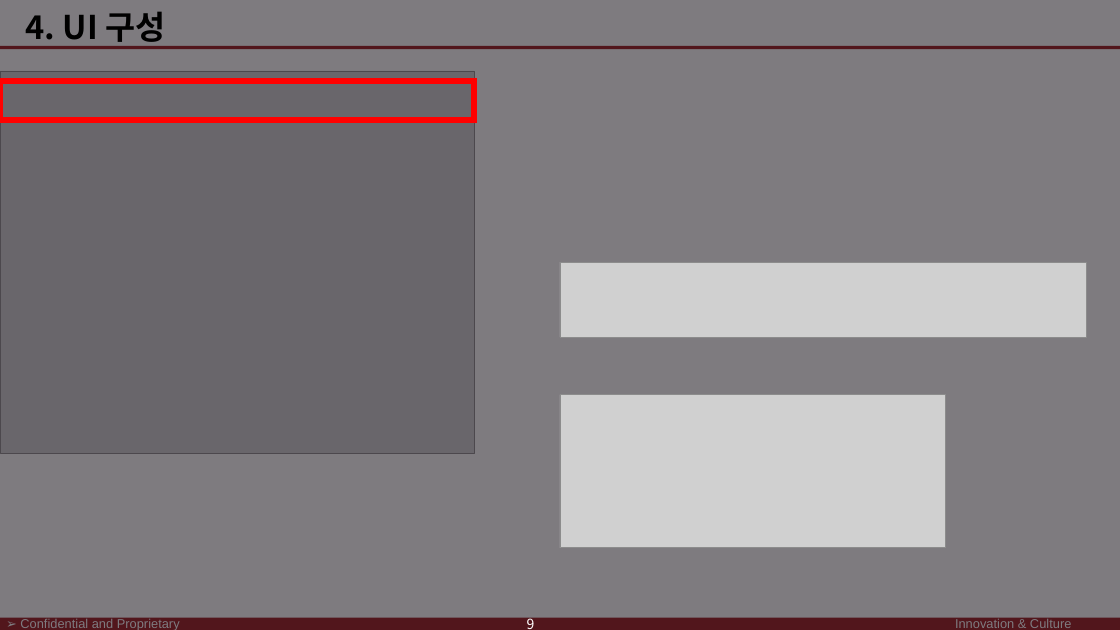
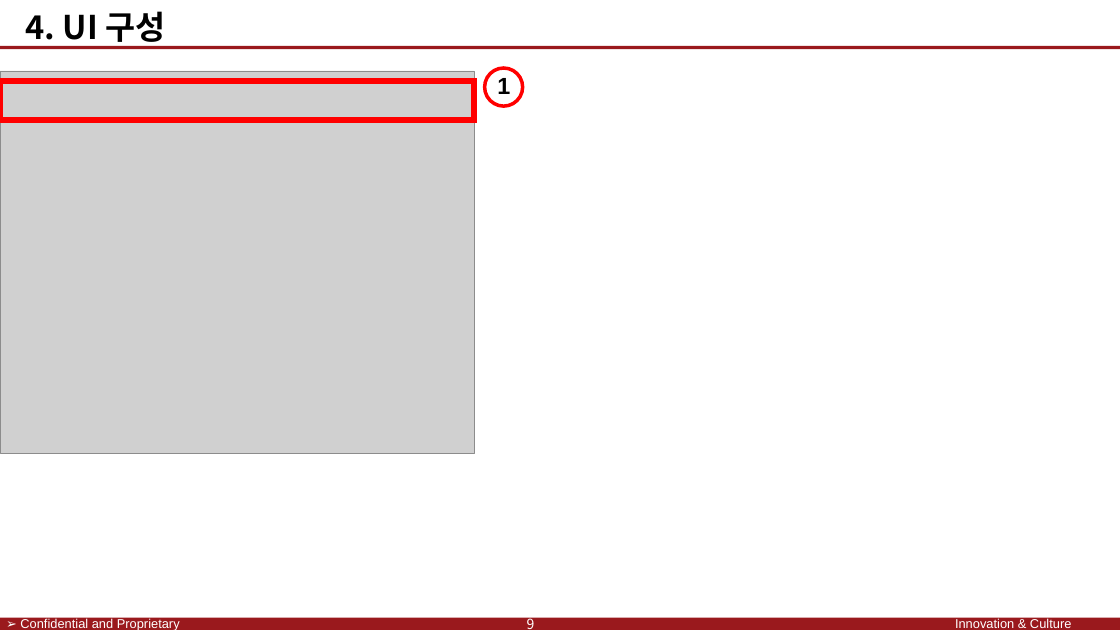
Before and after one commit to SaintSeong/JusungProject, a slide deck: slide 16 of A조 발표/A조 발표 최종.pptx. Drawn at 1120x630 pixels with LibreOffice and Linux fonts; fonts in the diff are those of the drawing; grey boxes stand for pictures; background and template pictures are left out. Boxes give left, top, right and bottom in pixels: in the first picture for what was removed or moved away, otherwise in the second. Text is boxed around its words. In the diff, an @@ line names an element or a change of style, - is before the commit and + after.

```diff
--- a/A조 발표/A조 발표 최종.pptx
+++ b/A조 발표/A조 발표 최종.pptx
@@ rectangle removed at bbox=[0, 0, 1120, 630] @@
@@ ellipse added at bbox=[485, 68, 523, 106], outline #FF0000 3 pt @@
@@ text added at bbox=[497, 78, 510, 94], 20 pt, text #000000, bold @@
+1
@@ picture removed at bbox=[560, 262, 1086, 337] @@
@@ picture removed at bbox=[560, 395, 946, 548] @@
```
Also in this commit, not shown: 8 other slides changed, 5 slides added.
